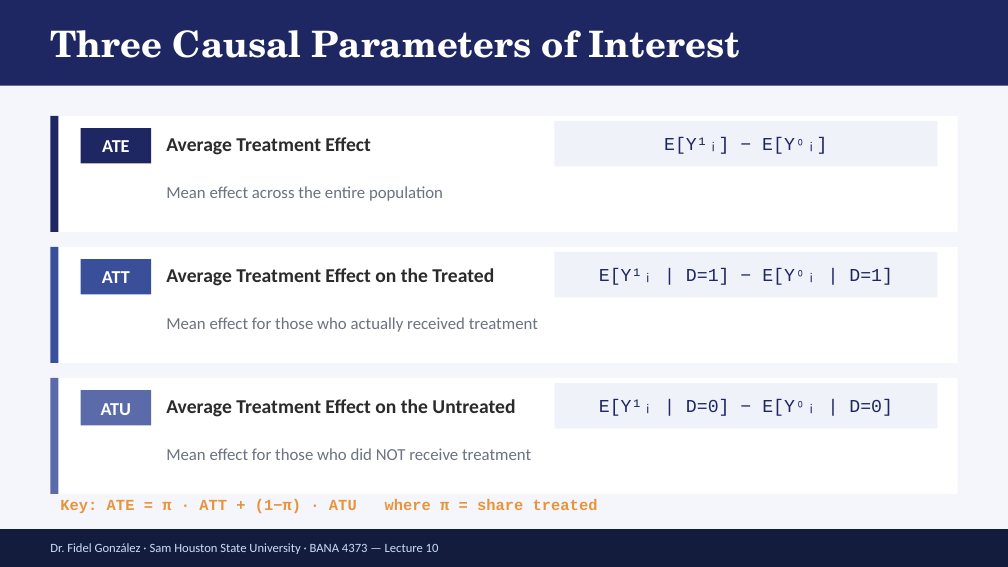
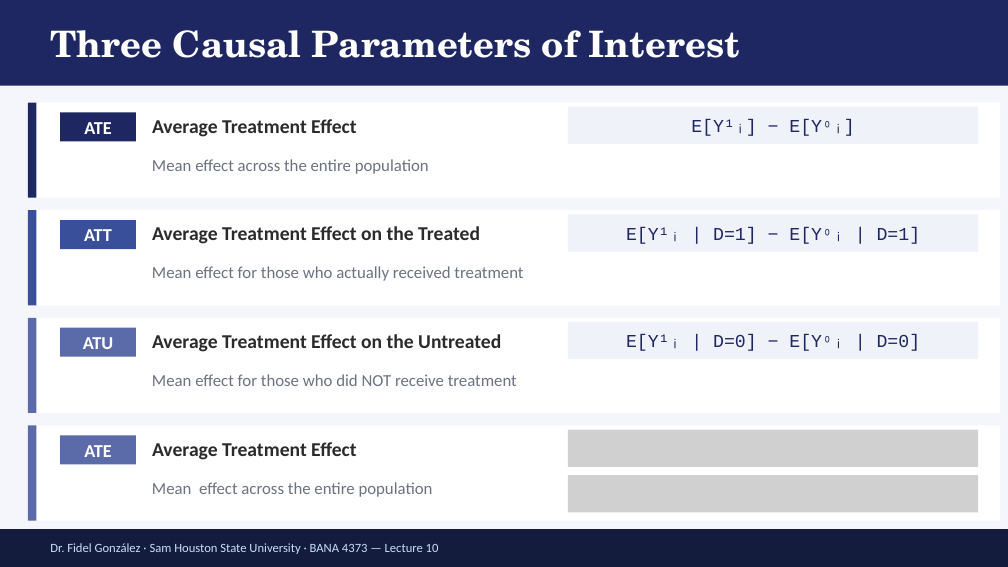
Before and after one commit to FidelGo/BANA4373-sp26, a slide deck: slide 6 of Lectures/Lecture_11/ECON4370 Lecture10 Potential Outcomes [Autosaved].pptx. Drawn at 1008x567 pixels with LibreOffice and Linux fonts; fonts in the diff are those of the drawing; grey boxes stand for pictures. Boxes give left, top, right and bottom in pixels: in the first picture for what was removed or moved away, otherwise in the second. Text is boxed around its words. In the diff, an @@ line names an element or a change of style, - is before the commit and + after.

```diff
--- a/Lectures/Lecture_11/ECON4370 Lecture10 Potential Outcomes [Autosaved].pptx
+++ b/Lectures/Lecture_11/ECON4370 Lecture10 Potential Outcomes [Autosaved].pptx
@@ rectangle: place and size @@
-rectangle at [50,116,958,232]
+rectangle at [28,103,1000,198]
@@ rectangle: place and size @@
-rectangle at [50,116,58,232]
+rectangle at [28,103,37,198]
@@ text "ATE": place and size @@
-text "ATE" at [102,140,129,152]
+text "ATE" at [84,122,111,134]
@@ rectangle: place and size @@
-rectangle at [81,128,151,163]
+rectangle at [60,113,136,142]
@@ text "Average Treatment Effect": place and size @@
-text "Average Treatment Effect" at [166,137,370,155]
+text "Average Treatment Effect" at [152,119,356,137]
@@ rectangle "E[Y¹ᵢ] − E[Y⁰ᵢ]": place and size @@
-rectangle "E[Y¹ᵢ] − E[Y⁰ᵢ]" at [554,121,937,166]
+rectangle "E[Y¹ᵢ] − E[Y⁰ᵢ]" at [568,107,978,144]
@@ text "Mean effect across the entire ...": place and size @@
-text "Mean effect across the entire ..." at [166,186,443,201]
+text "Mean effect across the entire ..." at [152,159,429,174]
@@ rectangle: place and size @@
-rectangle at [50,247,958,363]
+rectangle at [28,211,1000,305]
@@ rectangle: place and size @@
-rectangle at [50,247,58,363]
+rectangle at [28,211,37,305]
@@ text "ATT": place and size @@
-text "ATT" at [102,271,130,283]
+text "ATT" at [84,229,112,241]
@@ rectangle: place and size @@
-rectangle at [81,259,151,294]
+rectangle at [60,220,136,249]
@@ text "Average Treatment Effect on the ...": place and size @@
-text "Average Treatment Effect on the ..." at [166,268,494,286]
+text "Average Treatment Effect on the ..." at [152,226,480,244]
@@ rectangle "E[Y¹ᵢ | D=1] − E[Y⁰ᵢ ...": place and size @@
-rectangle "E[Y¹ᵢ | D=1] − E[Y⁰ᵢ ..." at [554,252,937,297]
+rectangle "E[Y¹ᵢ | D=1] − E[Y⁰ᵢ ..." at [568,215,978,252]
@@ text "Mean effect for those who ...": place and size @@
-text "Mean effect for those who ..." at [166,317,538,332]
+text "Mean effect for those who ..." at [152,266,523,281]
@@ rectangle: place and size @@
-rectangle at [50,378,958,494]
+rectangle at [28,318,1000,412]
@@ rectangle: place and size @@
-rectangle at [50,378,58,494]
+rectangle at [28,318,37,412]
@@ text "ATU": place and size @@
-text "ATU" at [101,403,131,415]
+text "ATU" at [83,337,113,349]
@@ rectangle: place and size @@
-rectangle at [81,390,151,425]
+rectangle at [60,328,136,357]
@@ text "Average Treatment Effect on the ...": place and size @@
-text "Average Treatment Effect on the ..." at [166,399,515,417]
+text "Average Treatment Effect on the ..." at [152,334,501,352]
@@ rectangle "E[Y¹ᵢ | D=0] − E[Y⁰ᵢ ...": place and size @@
-rectangle "E[Y¹ᵢ | D=0] − E[Y⁰ᵢ ..." at [554,383,937,428]
+rectangle "E[Y¹ᵢ | D=0] − E[Y⁰ᵢ ..." at [568,322,978,359]
@@ text "Mean effect for those who ...": place and size @@
-text "Mean effect for those who ..." at [166,448,531,460]
+text "Mean effect for those who ..." at [152,374,517,386]
@@ rectangle added at [28,425,1000,520], fill #FFFFFF @@
@@ rectangle added at [28,425,37,520], fill #5B6BAA @@
@@ rectangle added at [60,435,136,465], fill #5B6BAA @@
@@ text added at [84,445,111,457], 13 pt, text #FFFFFF, bold @@
+ATE
@@ text added at [152,442,356,460], 14 pt, text #2B2B2B, bold @@
+Average Treatment Effect
@@ picture added at [568,429,978,467] @@
@@ picture added at [568,475,978,512] @@
@@ text removed at [60,499,598,513] @@
-Key: ATE = π · ATT + (1−π) · ATU where π = share treated
@@ text added at [152,482,433,497], 12 pt, text #6B7280 @@
+Mean effect across the entire population
```
Also in this commit, not shown: 2 other slides changed, 5 slides added, 4 other files.
